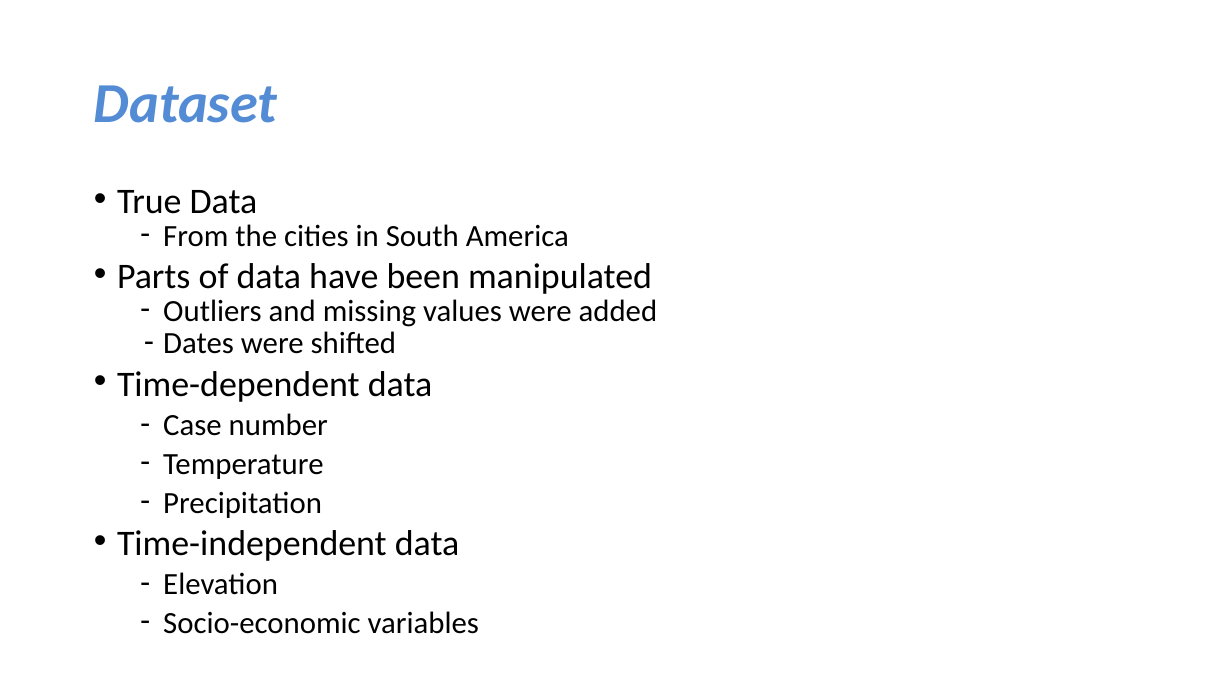
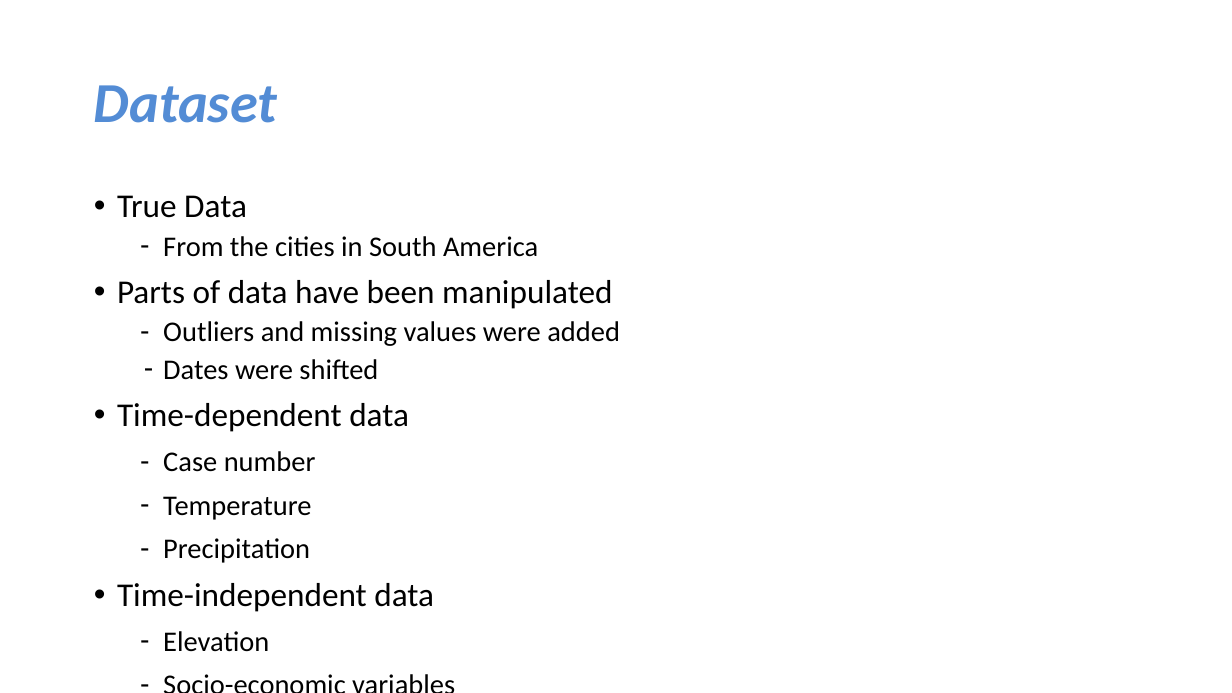
Before and after one commit to yuxunnn/NTHU_ML2022, a slide deck: slide 3 of Hw1/HW1.pptx. Drawn at 1232x693 pixels with LibreOffice and Linux fonts; fonts in the diff are those of the drawing; background and template pictures are left out. Boxes give left, top, right and bottom in pixels: in the first picture for what was removed or moved away, otherwise in the second. Text is boxed around its words. In the diff, an @@ line names an element or a change of style, - is before the commit and + after.

```diff
--- a/Hw1/HW1.pptx
+++ b/Hw1/HW1.pptx
@@ text "True Data" at (117, 195, 620, 652): size 28 to 25.9 pt in "True Data", "Parts of data have been manipulated", "Time-dependent data", "Time-independent data"; size 24 to 22.2 pt in "From the cities in South America", "Outliers and missing values were added", "Dates were shifted", "Case number" and 4 more places; line spacing 0.7 to 0.9 @@
```
Also in this commit, not shown: 3 other slides changed.
